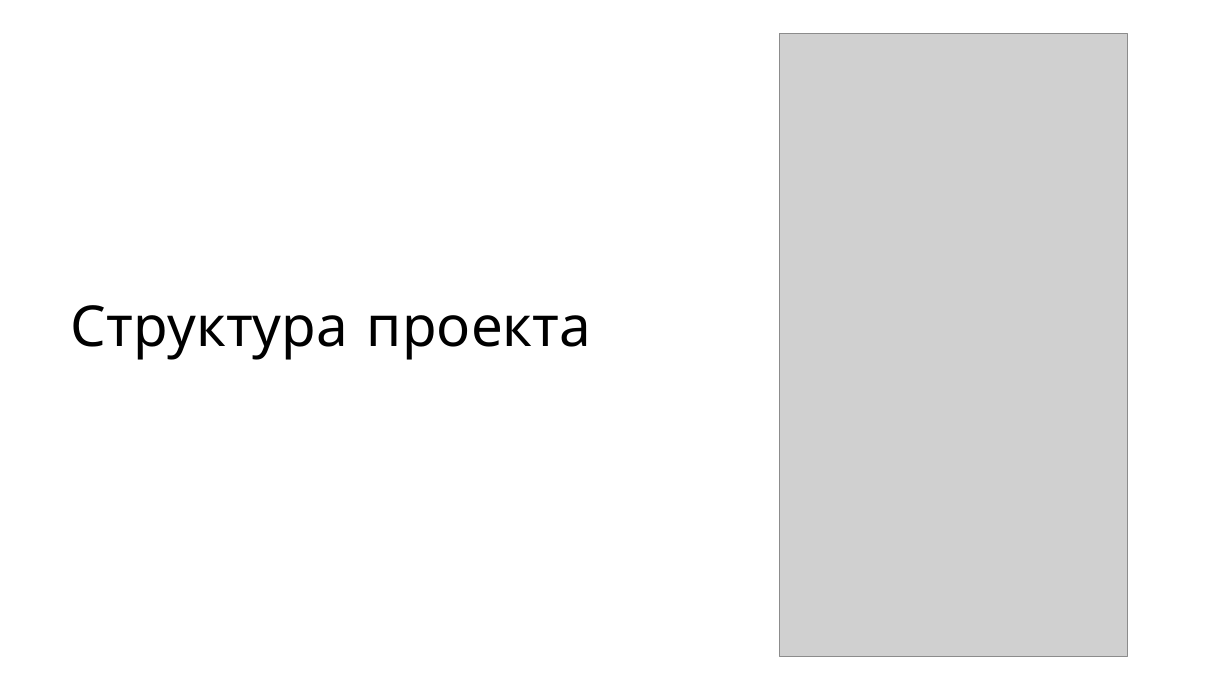
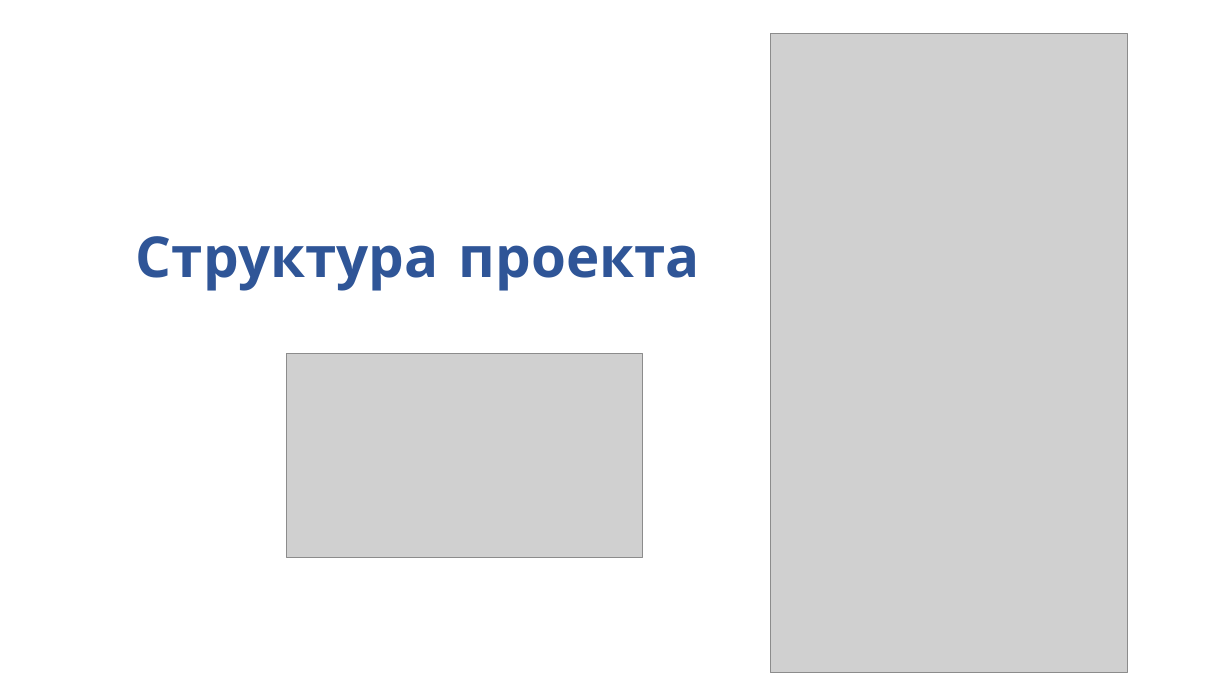
Before and after one commit to RobikRobi/School-diary, a slide deck: slide 12 of presentation/Презентация.pptx (slide 3 before the commit). Drawn at 1232x693 pixels with LibreOffice and Linux fonts; fonts in the diff are those of the drawing; grey boxes stand for pictures. Boxes give left, top, right and bottom in pixels: in the first picture for what was removed or moved away, otherwise in the second. Text is boxed around its words. In the diff, an @@ line names an element or a change of style, - is before the commit and + after.

```diff
--- a/presentation/Презентация.pptx
+++ b/presentation/Презентация.pptx
@@ picture: place and size @@
-picture at [779, 33, 1128, 656]
+picture at [770, 33, 1128, 673]
@@ title "Структура проекта": place and size @@
-title "Структура проекта" at [71, 305, 591, 360]
+title "Структура проекта" at [136, 236, 700, 291]
@@ title "Структура проекта" at [136, 236, 700, 291]: text colour #000000 to #2F5597, bold on; alignment left to centre @@
@@ picture added at [287, 353, 643, 557] @@
```
Also in this commit, not shown: 10 other slides changed, 13 slides added.
